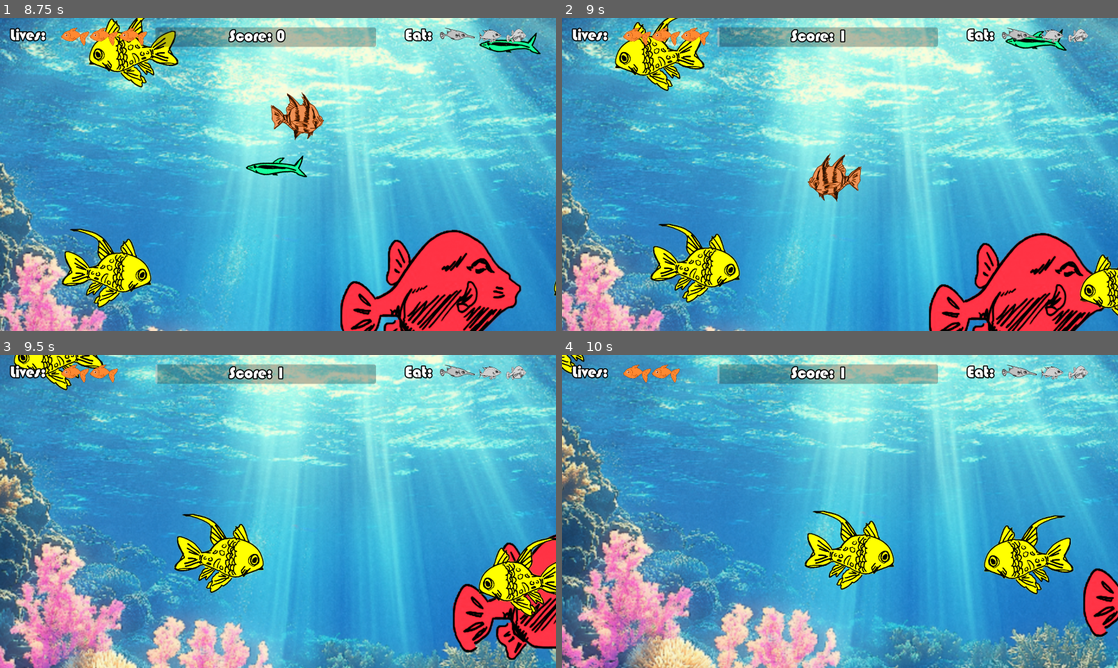
Above: before the commit, frames 1-4 (two rows, left to right).
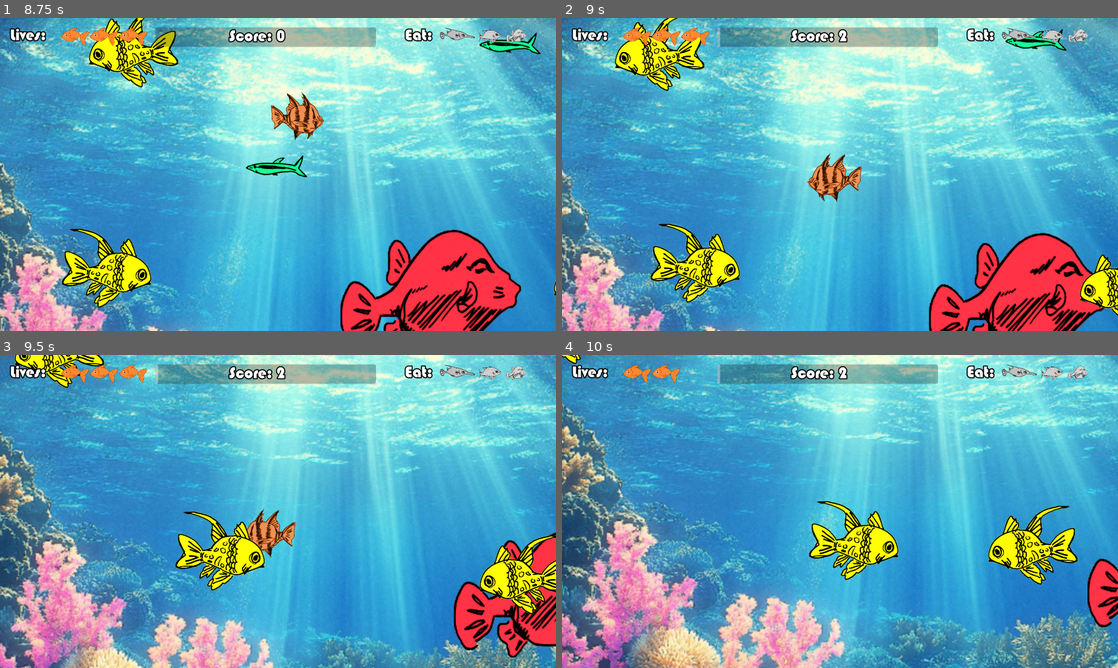
Above: after the commit, the same moments.

Repository: cpbarrett9/fish-game
Game: Godot game, scene res://Scenes/Levels/main.tscn
Same seed, same stepped clock (60 frames per second), same inputs: the game is played once before the commit and once after it.
Inputs (mouse positions are in pixels of both pictures, inside the frame that each line leads up to):
- Up to frame 1 (8.75 s): tap Enter at 0.5 s; move the mouse to (400, 158) at 0.52 s; move the mouse to (166, 190) at 1.27 s; move the mouse to (333, 105) at 2.02 s; move the mouse to (250, 237) at 2.77 s; move the mouse to (444, 221) at 3.52 s; move the mouse to (111, 127) at 4.27 s; move the mouse to (305, 174) at 5.02 s; move the mouse to (194, 96) at 5.77 s; move the mouse to (400, 158) at 6.52 s; move the mouse to (166, 190) at 7.27 s; move the mouse to (333, 105) at 8.02 s
- Up to frame 2 (9 s): move the mouse to (812, 237) at 8.77 s
- Up to frame 3 (9.5 s): no input
- Up to frame 4 (10 s): move the mouse to (1006, 558) at 9.52 s

Frame 1 is identical in both runs. In frame 2, 0.2% of the frame differs, in the area x 28-54%, y 3-59%; in frame 3, 24%; in frame 4, 36%, in the area x 0-100%, y 0-100%.

Commit message:
hitbox fixes

Diff:
--- a/Scenes/Levels/main.tscn
+++ b/Scenes/Levels/main.tscn
@@ -1,23 +1,27 @@
-[gd_scene load_steps=20 format=3 uid="uid://cstrpg5n8semn"]
+[gd_scene load_steps=21 format=3 uid="uid://cstrpg5n8semn"]
 
 [ext_resource type="Script" uid="uid://pp5ouem56jyh" path="res://Scripts/main.gd" id="1_7i1ub"]
 [ext_resource type="Script" uid="uid://y2n532cv67ei" path="res://Scripts/player_fish.gd" id="1_s0gyx"]
 [ext_resource type="Texture2D" uid="uid://c1pxuv2gm3cgs" path="res://Sprites/coral reef.png" id="2_w0lsm"]
 [ext_resource type="Script" uid="uid://bnk3bomgijl2y" path="res://Scripts/npc_fish.gd" id="2_yjsus"]
 [ext_resource type="Texture2D" uid="uid://c5srg1m6v0wvf" path="res://Sprites/sprite_stripedFish.png" id="4_w0lsm"]
-[ext_resource type="PackedScene" uid="uid://b5db7dwugwytt" path="res://Scenes/Objects/npc_fish.tscn" id="5_w0lsm"]
+[ext_resource type="PackedScene" uid="uid://4rhbs285kinv" path="res://Scenes/Objects/npc_fish.tscn" id="5_w0lsm"]
 [ext_resource type="Script" uid="uid://bxgsnit0wmyd4" path="res://Scripts/spawner.gd" id="7_irfg1"]
 [ext_resource type="Script" uid="uid://d3g0bku0be5ur" path="res://Scenes/Levels/label.gd" id="9_5sf7f"]
 [ext_resource type="FontFile" uid="uid://bp0uouxxll3gu" path="res://BAUHS93.TTF" id="9_d8okw"]
 [ext_resource type="Script" uid="uid://b1tyaiyl0sht6" path="res://Scenes/Levels/score_label.gd" id="10_asd15"]
 [ext_resource type="Texture2D" uid="uid://ryu4iwqu4v6h" path="res://Sprites/sprite_fish8.png" id="10_pgcb0"]
-[ext_resource type="PackedScene" uid="uid://pyvgse1m3b7d" path="res://Scenes/3Lives.tscn" id="11_0iqpd"]
+[ext_resource type="PackedScene" uid="uid://cuc7y1oasfxu6" path="res://Scenes/3Lives.tscn" id="11_0iqpd"]
 [ext_resource type="Texture2D" uid="uid://doax4ix1xvxnt" path="res://Sprites/sprite_fish1.png" id="11_hlgat"]
 [ext_resource type="Texture2D" uid="uid://b1e5sl5nt6rw3" path="res://Sprites/sprite_fish3.png" id="12_d3pra"]
-[ext_resource type="Script" uid="uid://dr7wp4ioa68p2" path="res://Scripts/progress_bar.gd" id="13_5txqb"]
-[ext_resource type="Script" uid="uid://t86ev605jg0t" path="res://Scripts/game_over.gd" id="13_irn1k"]
+[ext_resource type="Script" path="res://Scripts/progress_bar.gd" id="13_5txqb"]
+[ext_resource type="Script" path="res://Scripts/game_over.gd" id="13_irn1k"]
 [ext_resource type="Texture2D" uid="uid://84kyueo3ny10" path="res://Sprites/sprite_black.jpg" id="13_snpdt"]
-[ext_resource type="Script" uid="uid://n2x4vml63a2o" path="res://Scripts/dim_overlay.gd" id="14_snpdt"]
+[ext_resource type="Script" path="res://Scripts/dim_overlay.gd" id="14_snpdt"]
+
+[sub_resource type="CapsuleShape2D" id="CapsuleShape2D_pgcb0"]
+radius = 18.0
+height = 64.0
 
 [sub_resource type="RectangleShape2D" id="RectangleShape2D_w0lsm"]
 size = Vector2(88, 70)
@@ -39,8 +43,15 @@
 scale = Vector2(0.3, 0.3)
 texture = ExtResource("4_w0lsm")
 
+[node name="CollisionShape2DCircle" type="CollisionShape2D" parent="PlayerFish"]
+position = Vector2(1, 4)
+rotation = 1.5707964
+shape = SubResource("CapsuleShape2D_pgcb0")
+
 [node name="CollisionPolygon2D" type="CollisionPolygon2D" parent="PlayerFish"]
+visible = false
 polygon = PackedVector2Array(-35, 6, -32, 10, -34, 19, -21, 9, -6, 21, -4, 34, 4, 25, 13, 24, 15, 28, 14, 33, 21, 27, 2 …(198 unchanged characters)…
+disabled = true
 
 [node name="CollisionPolygon2DTEST" type="CollisionPolygon2D" parent="PlayerFish"]
 visible = false
--- a/Scenes/Objects/npc_fish_medium.tscn
+++ b/Scenes/Objects/npc_fish_medium.tscn
@@ -9,8 +9,9 @@
 shader_parameter/contrast = 3.0000001425
 shader_parameter/tint_color = Color(1, 1, 0, 1)
 
-[sub_resource type="RectangleShape2D" id="RectangleShape2D_ymrx0"]
-size = Vector2(121, 91)
+[sub_resource type="CapsuleShape2D" id="CapsuleShape2D_axssd"]
+radius = 29.5
+height = 91.0
 
 [node name="NPC_Fish_Medium" type="Area2D"]
 script = ExtResource("1_ymrx0")
@@ -21,5 +22,6 @@
 texture = ExtResource("2_axssd")
 
 [node name="CollisionShape2D" type="CollisionShape2D" parent="."]
-position = Vector2(-0.5, -0.5)
-shape = SubResource("RectangleShape2D_ymrx0")
+position = Vector2(10, 6)
+rotation = 1.5707964
+shape = SubResource("CapsuleShape2D_axssd")
--- a/Scripts/npc_fish_small.gd
+++ b/Scripts/npc_fish_small.gd
@@ -3,7 +3,7 @@
 @onready var sprite = $Sprite2D
 @onready var main: Node2D = get_tree().get_root().get_node("Main")
 @export var travelSpeed: float = randf_range(3,5)
-@export var pointValue: int = 1
+@export var pointValue: int = 2
 @onready var tween = create_tween() # For bobbing fish animation
 @export var fish_size: int = 1
 
--- a/Scripts/player_fish.gd
+++ b/Scripts/player_fish.gd
@@ -4,16 +4,16 @@
 @onready var 	sprite = $Sprite2D
 @onready var 	size: int = 1
 @onready var 	node_main: Node = get_node("/root/Main")
-@onready var 	collisionpolygon = $CollisionPolygon2DTEST
+@onready var 	collisionpolygon = $CollisionShape2DCircle
 @onready var 	characterbody = $CharacterBody2D
 @onready var 	transition = $"../Transition"
 
 # Scores thresholds triggering sizes + tracking booleans:
-@export var scoreToWin = 300
+@export var scoreToWin = 250
 var winTriggered: bool = false
-@export var scoreForLarge = 150
+@export var scoreForLarge = 220
 var largeTriggered: bool = false
-@export var scoreForMedium = 50
+@export var scoreForMedium = 100
 var mediumTriggered: bool = false
 
 # For disabling/enabling movement:
@@ -80,7 +80,7 @@
 	# Hide sprite / display message:
 	if !isGameOver:
 		isGameOver = true
-		$CollisionPolygon2D.disabled = true # <- Disable collision so fish aren't getting eaten during gameover
+		$CollisionShape2DCircle.disabled = true # <- Disable collision so fish aren't getting eaten during gameover
 		$CollisionShape2D.disabled = true
 		sprite.visible = false
 		movementEnabled = false
--- a/Scripts/spawner.gd
+++ b/Scripts/spawner.gd
@@ -26,11 +26,25 @@
 	var fish_instance
 	var spawnSide: int = randi_range(1, 2)
 
-	# SMALL, MEDIUM, OR LARGE?
-	var rng: int = randi_range(1, 10) # Randomly determine size of fish to spawn
-	if rng <= 5: fish_instance = fish_scene_small.instantiate()  # Create a new copy of Fish.tscn
-	elif rng <= 9: fish_instance = fish_scene_medium.instantiate()
-	else: fish_instance = fish_scene_large.instantiate()
+	var node_PlayerFish = get_node("/root/Main/PlayerFish")
+	#target_node.your_function_name()
+
+	if node_PlayerFish.getSize() == 1:
+		# SMALL, MEDIUM, OR LARGE?
+		var rng: int = randi_range(1, 10) # Randomly determine size of fish to spawn
+		if rng <= 5: fish_instance = fish_scene_small.instantiate()  # Create a new copy of Fish.tscn
+		elif rng <= 9: fish_instance = fish_scene_medium.instantiate()
+		else: fish_instance = fish_scene_large.instantiate()
+	elif node_PlayerFish.getSize() == 2:
+		var rng: int = randi_range(1, 10) # Randomly determine size of fish to spawn
+		if rng <= 4: fish_instance = fish_scene_small.instantiate()  # Create a new copy of Fish.tscn
+		elif rng <= 7: fish_instance = fish_scene_medium.instantiate()
+		else: fish_instance = fish_scene_large.instantiate()
+	elif node_PlayerFish.getSize() == 3:
+		var rng: int = randi_range(1, 10) # Randomly determine size of fish to spawn
+		if rng <= 1: fish_instance = fish_scene_small.instantiate()  # Create a new copy of Fish.tscn
+		elif rng <= 4: fish_instance = fish_scene_medium.instantiate()
+		else: fish_instance = fish_scene_large.instantiate()
 
 	# LEFT OR RIGHT?
 	match spawnSide:
Not shown: 1 places in Scenes/Objects/npc_fish_medium.tscn that only renumber resources
